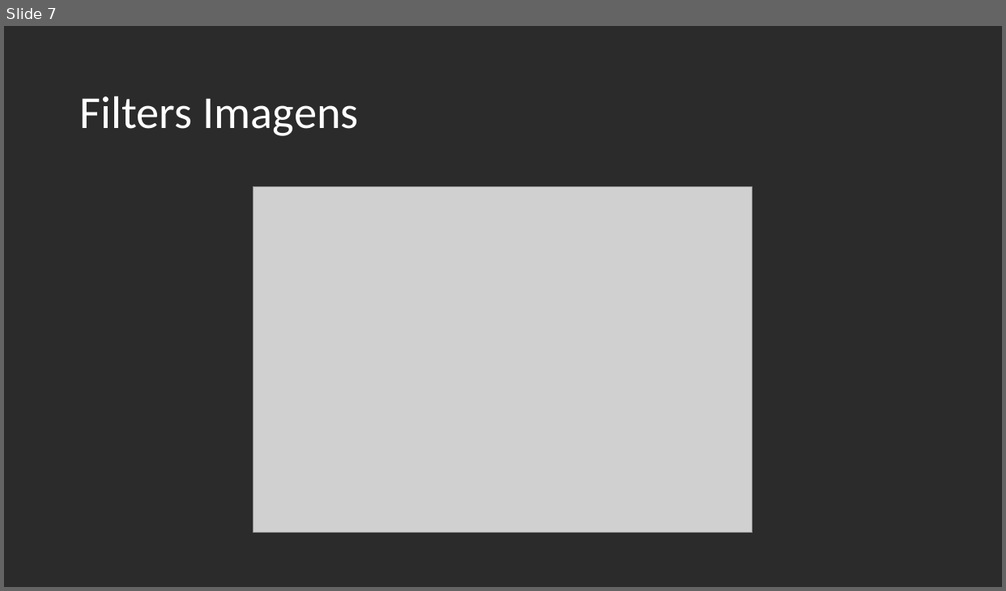
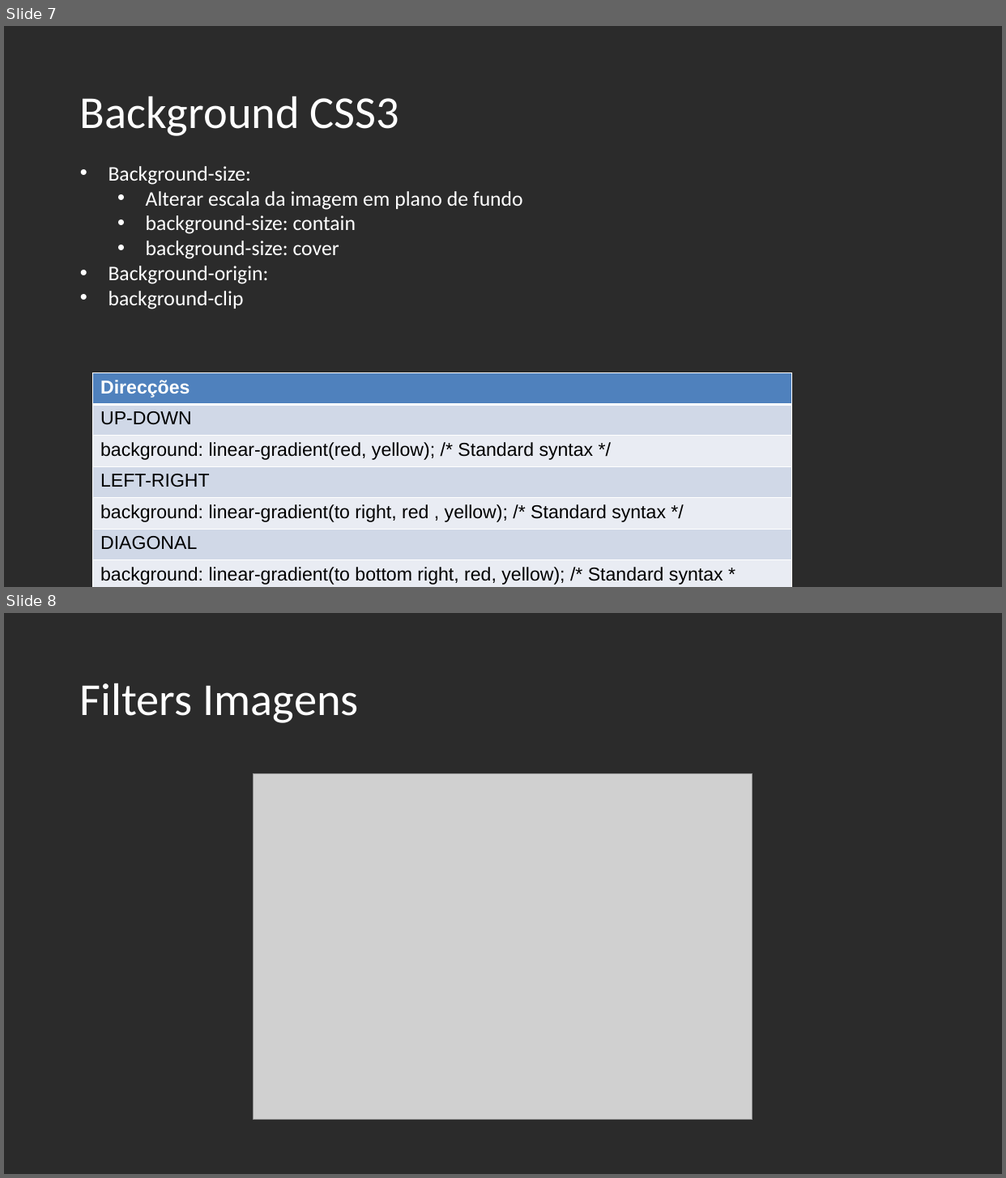
Before and after one commit to geltoncruz/CSS, a slide deck: slides/002.pptx. Shown one above the other, each under a label of ours: slide 7 before the commit, slides 7 and 8 after it. The pictures are 1006x591 and 1006x1178 pixels, drawn with LibreOffice and Linux fonts; fonts in the diff are those of the drawing; grey boxes stand for pictures; background and template pictures are left out; a plain dark background stands for a picture behind light text. Boxes give left, top, right and bottom in pixels: in the first picture for what was removed or moved away, otherwise in the second. Text is boxed around its words. In the diff, an @@ line names an element or a change of style, - is before the commit and + after.

```diff
--- a/slides/002.pptx
+++ b/slides/002.pptx
@@ slide 7 added at <box>4,26,1002,587</box>, background picture (left out) @@
@@ text added at <box>80,96,399,136</box>, 44 pt, text #FFFFFF @@
+Background CSS3
@@ text added at <box>108,166,523,310</box>, 20 pt, text #FFFFFF @@
+• Background-size:
+  • Alterar escala da imagem em plano de fundo
+  • background-size: contain
+  • background-size: cover
+• Background-origin:
+• background-clip
@@ table added at <box>93,373,791,587</box>, 7 rows, 1 columns @@
+Direcções
+UP-DOWN
+background: linear-gradient(red, yellow); /* Standard syntax */
+LEFT-RIGHT
+background: linear-gradient(to right, red , yellow); /* Standard syntax */
+DIAGONAL
+background: linear-gradient(to bottom right, red, yellow); /* Standard syntax *
@@ what was slide 7 is now slide 8 @@
```
Also in this commit, not shown: 1 slide changed.
